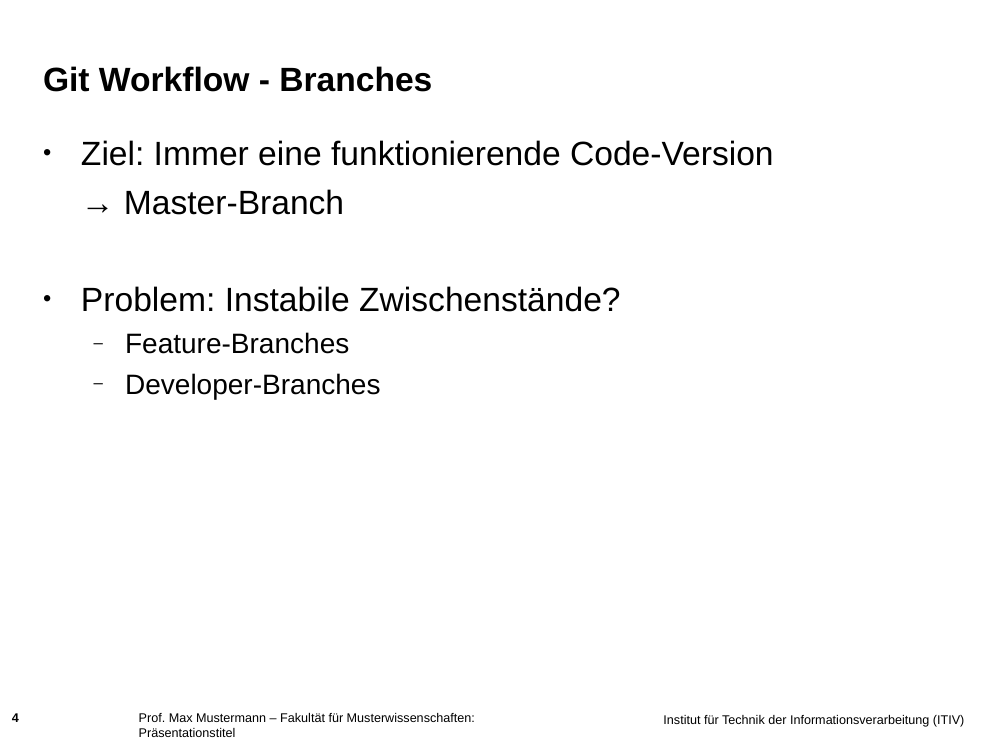
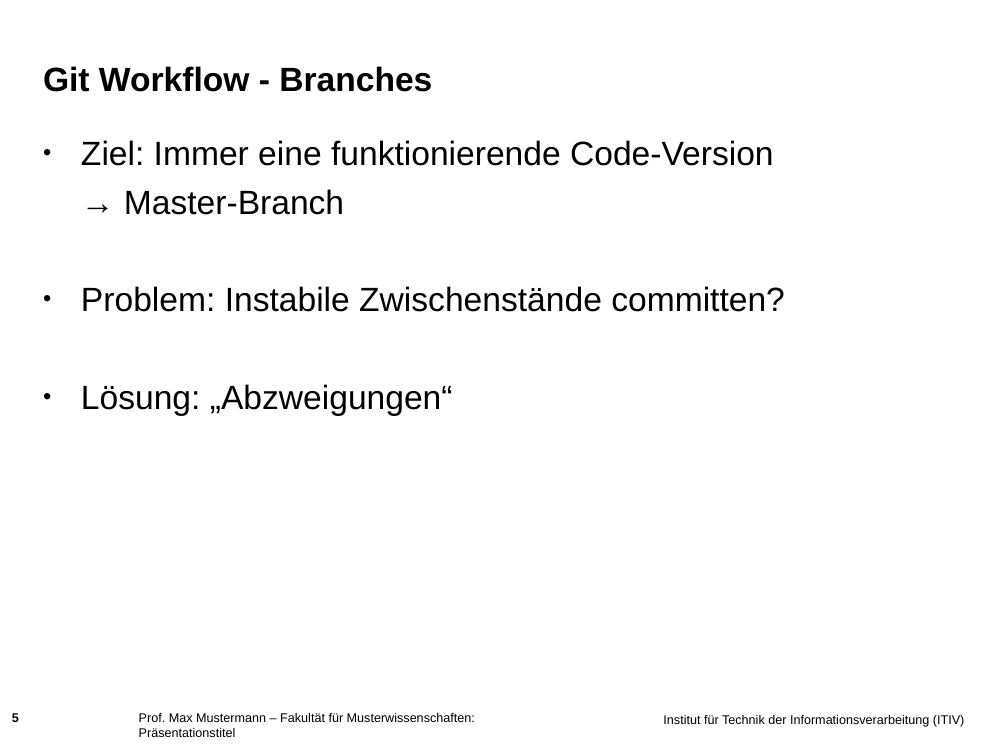
Before and after one commit to muellesi/PSE_2018, a slide deck: slide 5 of Präsentation/Simon/Praesentationsfolien (PowerPoint).ppt (slide 4 before the commit). Drawn at 1008x756 pixels with LibreOffice and Linux fonts; fonts in the diff are those of the drawing; background and template pictures are left out. Boxes give left, top, right and bottom in pixels: in the first picture for what was removed or moved away, otherwise in the second. Text is boxed around its words. In the diff, an @@ line names an element or a change of style, - is before the commit and + after.

Commit message:
Adding Git workflow best practices

```diff
--- a/Präsentation/Simon/Praesentationsfolien (PowerPoint).ppt
+++ b/Präsentation/Simon/Praesentationsfolien (PowerPoint).ppt
@@ text at (81, 286, 785, 416): text changed; size 20 to 24 pt @@
-• Problem: Instabile Zwischenstände?
-  – Feature-Branches
-  – Developer-Branches
+• Problem: Instabile Zwischenstände committen?
+• Lösung: „Abzweigungen“
@@ page number at (12, 712, 19, 725): text changed @@
-4
+5
```
Also in this commit, not shown: 2 other slides changed, 1 slide added.
